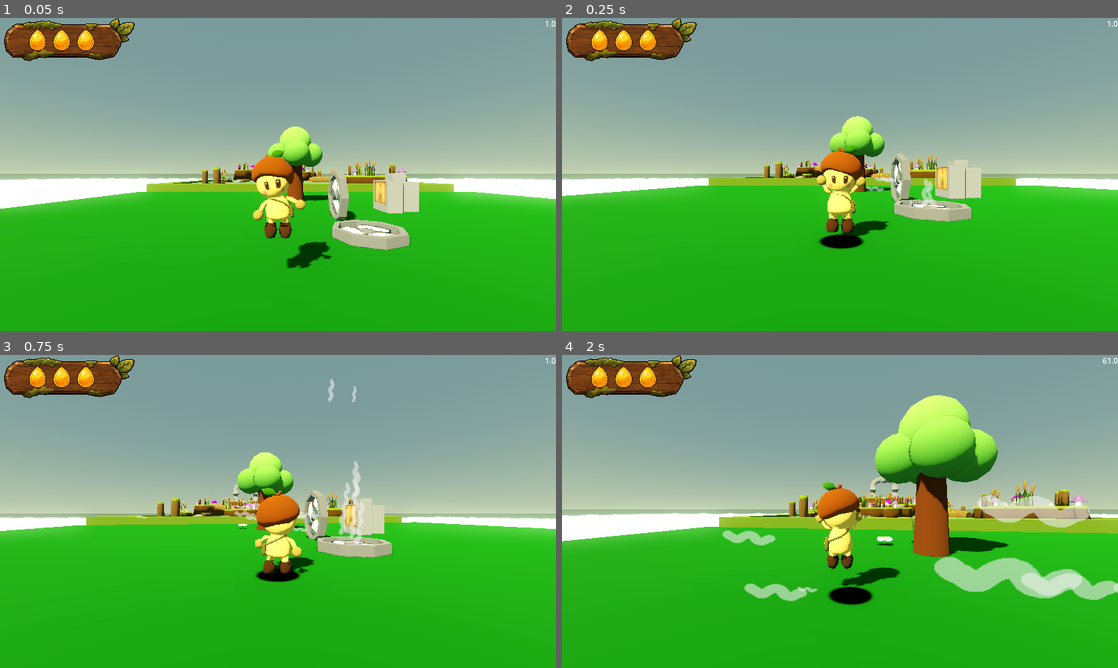
Above: before the commit, frames 1-4 (two rows, left to right).
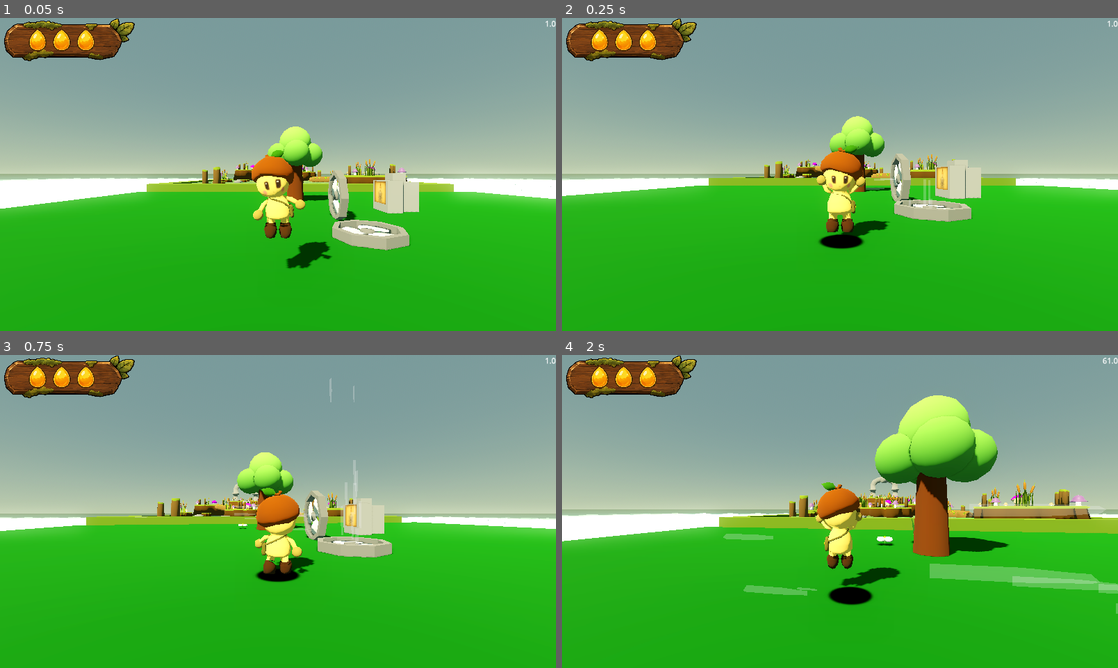
Above: after the commit, the same moments.

Repository: Dempsey845/the-courier
Game: Godot game, scene res://World/world.tscn
Two runs of this game, one before a commit and one after it. Both use one fixed random seed, a clock stepped at 60 frames per second and the inputs below.
Inputs (mouse positions are in pixels of both pictures, inside the frame that each line leads up to):
- Up to frame 1 (0.05 s): no input
- Up to frame 2 (0.25 s): no input
- Up to frame 3 (0.75 s): move the mouse to (305, 511) at 0.52 s; hold W (move_forward) from 0.53 s (still down); click (305, 511) at 0.6 s
- Up to frame 4 (2 s): keep holding W (move_forward); tap Space (jump) at 0.77, 1.52 s; move the mouse to (812, 511) at 1.27 s; tap E (interact) at 1.35 s

Frame 1 is identical in both runs. In frame 2, 0.2% of the frame differs, in the area x 54-68%, y 50-61%; in frame 3, 0.6%; in frame 4, 4.6%, in the area x 28-100%, y 44-83%.

Commit message:
Updated the wind fan particles to use a tube trail mesh.

Diff:
--- a/Enemies/Puffcap/puffcap_model.gd
+++ b/Enemies/Puffcap/puffcap_model.gd
@@ -4,6 +4,6 @@
 @onready var puffcap_release_spore_effect: CPUParticles3D = $PuffcapReleaseSporeEffect
 
 func release_spores():
-    puffcap_release_spore_effect.emitting = true
-    mushroom_gas_effect.emitting = true
-    await mushroom_gas_effect.finished
+	puffcap_release_spore_effect.emitting = true
+	mushroom_gas_effect.emitting = true
+	await mushroom_gas_effect.finished
--- a/World/Fan/fan.gd
+++ b/World/Fan/fan.gd
@@ -10,7 +10,6 @@
 	fan_zone.body_entered.connect(_on_body_entered)
 	fan_zone.body_exited.connect(_on_body_exited)
 
-	fan_particles.angle_min = rotation_degrees.z
 
 
 func _physics_process(_delta: float) -> void:
--- a/World/Fan/fan.tscn
+++ b/World/Fan/fan.tscn
@@ -2,26 +2,26 @@
 
 [ext_resource type="PackedScene" uid="uid://c1l72cdkngx88" path="res://World/Fan/fan_visual.tscn" id="1_7clj7"]
 [ext_resource type="Script" uid="uid://22y0tidpwmva" path="res://World/Fan/fan.gd" id="1_w0l84"]
-[ext_resource type="Texture2D" uid="uid://bijutrh53nufy" path="res://World/Fan/wind_particle.png" id="2_cs3ms"]
 
 [sub_resource type="CylinderShape3D" id="CylinderShape3D_gei8a"]
 height = 0.3731079
 radius = 1.4038086
 
-[sub_resource type="StandardMaterial3D" id="StandardMaterial3D_70f2h"]
+[sub_resource type="Curve" id="Curve_r8t5o"]
+_data = [Vector2(0.07734806, 1), 0.0, 0.0, 0, 0, Vector2(0.53867406, 0.99085367), 0.0, 0.0, 0, 0, Vector2(1, 0.6128049), 0.0, 0.0, 0, 0]
+point_count = 3
+
+[sub_resource type="StandardMaterial3D" id="StandardMaterial3D_lt2gv"]
 transparency = 1
 shading_mode = 0
 vertex_color_use_as_albedo = true
-albedo_texture = ExtResource("2_cs3ms")
-billboard_mode = 3
-billboard_keep_scale = true
-particles_anim_h_frames = 1
-particles_anim_v_frames = 1
-particles_anim_loop = false
 
-[sub_resource type="QuadMesh" id="QuadMesh_ec6s3"]
-material = SubResource("StandardMaterial3D_70f2h")
-size = Vector2(1, 1.5)
+[sub_resource type="TubeTrailMesh" id="TubeTrailMesh_7nsnk"]
+material = SubResource("StandardMaterial3D_lt2gv")
+radius = 0.05
+radial_steps = 3
+sections = 4
+curve = SubResource("Curve_r8t5o")
 
 [sub_resource type="Curve" id="Curve_7clj7"]
 _data = [Vector2(0.0026455075, 0.026315808), 0.0, 0.0, 0, 0, Vector2(0.16137567, 1), 0.0, 0.0, 0, 0, Vector2(0.7619047, 1), 0.0, 0.0, 0, 0, Vector2(1, 0.020467758), 0.0, 0.0, 0, 0]
@@ -46,10 +46,9 @@
 [node name="FanParticles" type="CPUParticles3D" parent="." unique_id=1500018507]
 amount = 12
 lifetime = 0.7
-mesh = SubResource("QuadMesh_ec6s3")
+mesh = SubResource("TubeTrailMesh_7nsnk")
 emission_shape = 1
 emission_sphere_radius = 1.2
-particle_flag_align_y = true
 direction = Vector3(0, 1, 0)
 spread = 0.0
 flatness = 1.0
@@ -58,9 +57,10 @@
 initial_velocity_max = 2.0
 linear_accel_min = 10.0
 linear_accel_max = 40.0
-scale_amount_min = 0.7
+scale_amount_min = 1.2
+scale_amount_max = 1.5
 scale_amount_curve = SubResource("Curve_7clj7")
-color = Color(1, 1, 1, 0.41568628)
+color = Color(1, 1, 1, 0.1882353)
 
 [node name="FanZone" type="Area3D" parent="." unique_id=1262795644]
 
Not shown, added: World/.DS_Store
